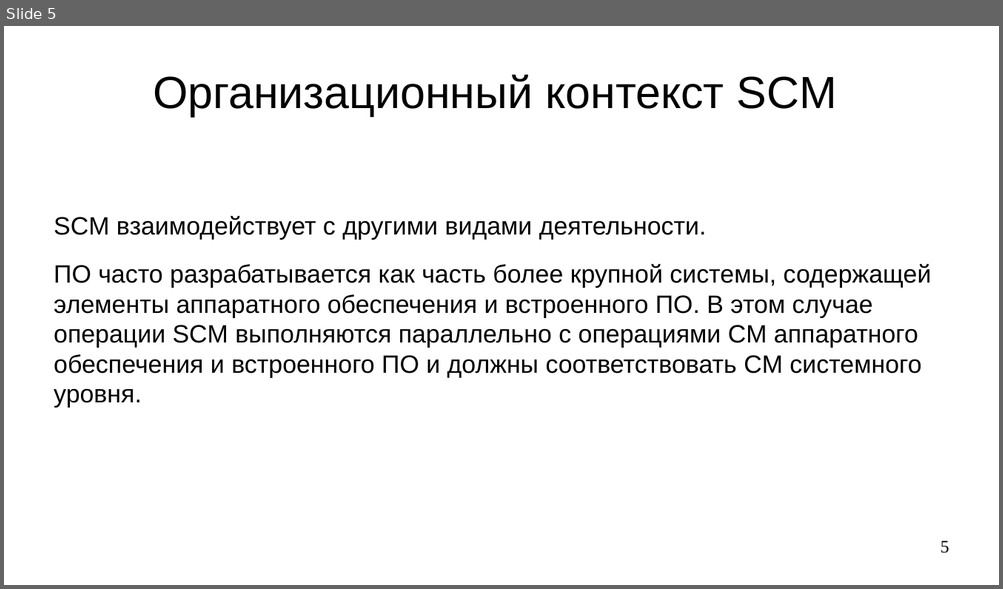
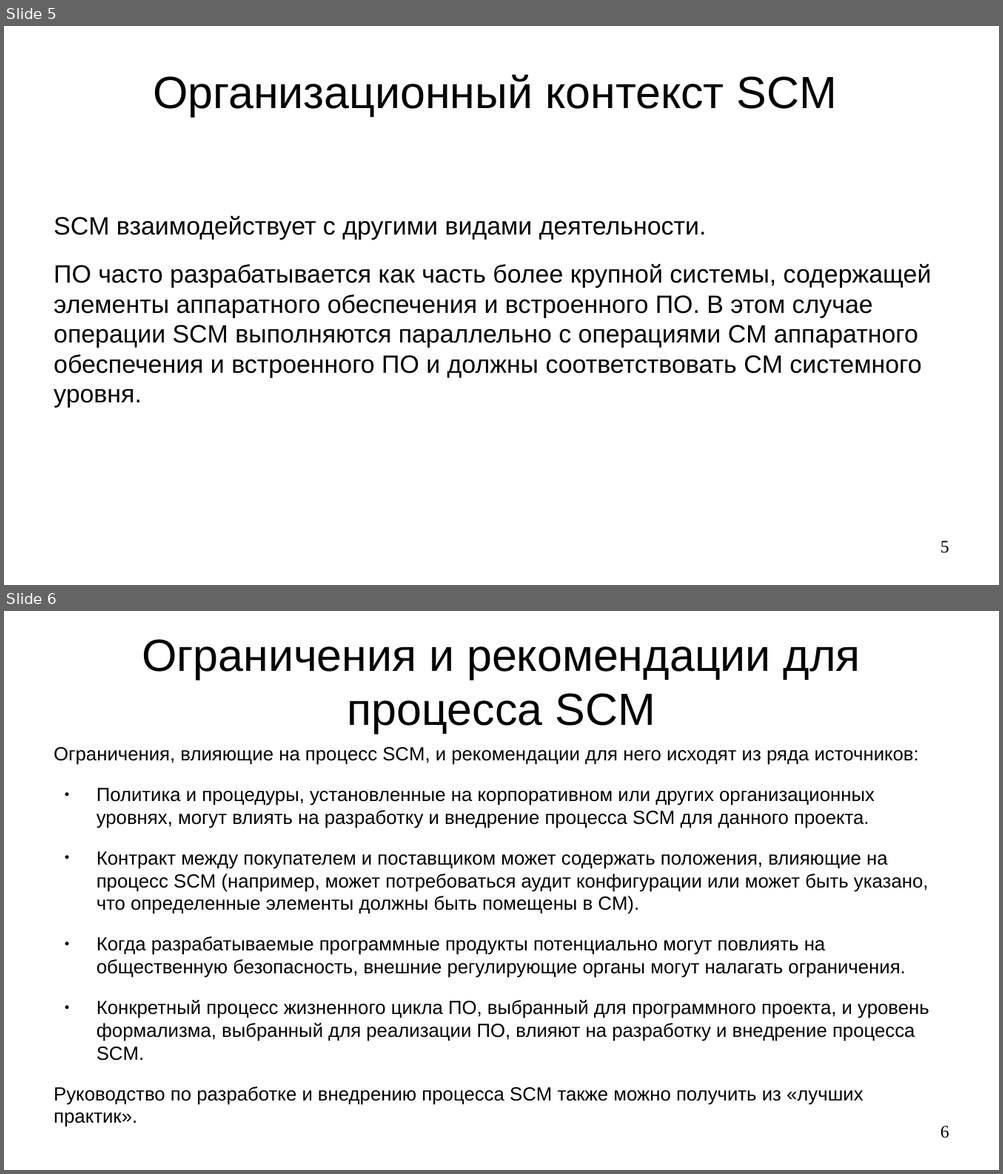
Before and after one commit to steelcraft/stud-lab, a slide deck: Лекции/CASWE01#L6.odp. Shown one above the other, each under a label of ours: slide 5 before the commit, slides 5 and 6 after it. The pictures are 1003x589 and 1003x1174 pixels, drawn with LibreOffice and Linux fonts; fonts in the diff are those of the drawing. Boxes give left, top, right and bottom in pixels: in the first picture for what was removed or moved away, otherwise in the second. Text is boxed around its words. In the diff, an @@ line names an element or a change of style, - is before the commit and + after.

Commit message:
Добавлен раздел "Ограничения и рекомендации для процесса SCM"

```diff
--- a/Лекции/CASWE01#L6.odp
+++ b/Лекции/CASWE01#L6.odp
@@ slide 6 added at (4, 611, 999, 1170), background #FFFFFF @@
@@ title added at (142, 639, 860, 733), 36 pt, text #000000 @@
+Ограничения и рекомендации для процесса SCM
@@ text added at (54, 747, 929, 1128), 15.2 pt, text #000000 @@
+Ограничения, влияющие на процесс SCM, и рекомендации для него исходят из ряда источников:
+● Политика и процедуры, установленные на корпоративном или других организационных уровнях, могут влиять на разработку и внедрение процесса SCM для данного проекта.
+● Контракт между покупателем и поставщиком может содержать положения, влияющие на процесс SCM (например, может потребоваться аудит конфигурации или может быть указано, что определенные элементы должны быть помещены в CM).
+● Когда разрабатываемые программные продукты потенциально могут повлиять на общественную безопасность, внешние регулирующие органы могут налагать ограничения.
+● Конкретный процесс жизненного цикла ПО, выбранный для программного проекта, и уровень формализма, выбранный для реализации ПО, влияют на разработку и внедрение процесса SCM.
+Руководство по разработке и внедрению процесса SCM также можно получить из «лучших практик».
@@ page number added at (940, 1126, 949, 1139), 14 pt, text #000000 @@
+6
```
